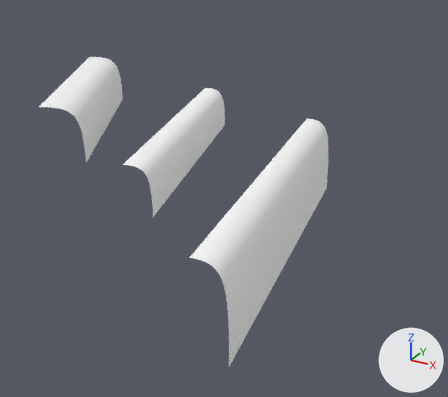
Renders of the FBX model Assets/Maps/lvl_1/Placed_Waterfalls_1/Waterfalls_1.fbx from each side of a commit.
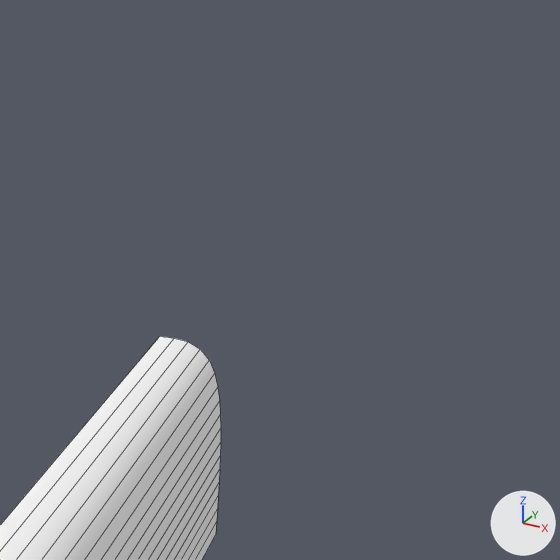
There are two pictures of each version: one whole from a camera (50 mm lens) standing at (-190.0, -353.0, 221.0) and looking at (-470.0, 156.0, -34.0), one close up on the part from 56% to 100% of the width and 0% to 50% of the height. Every picture has the same lights, and +X, +Y and +Z are marked at lower right. The close-ups show mesh edges as thin lines. Where no turn or scale is listed for an object, it has been applied to the vertices.

Script lines for the objects in view, before the commit:
```python
me_quickmaterial1 = bpy.data.meshes.new('quickmaterial1')
me_quickmaterial1.from_pydata(...)  # 84 vertices, 39 faces; spans x -558.0..-330.0, y -96.0..194.0, z -17.0..116.0
me_quickmaterial1.polygons.foreach_set('use_smooth', [True] * 39)
me_quickmaterial1.materials.append(mat_principledshader)  # white #ffffff
ob_quickmaterial1 = bpy.data.objects.new('quickmaterial1', me_quickmaterial1)
ob_quickmaterial1.location = (0.0, 0.0, 0.0)
```
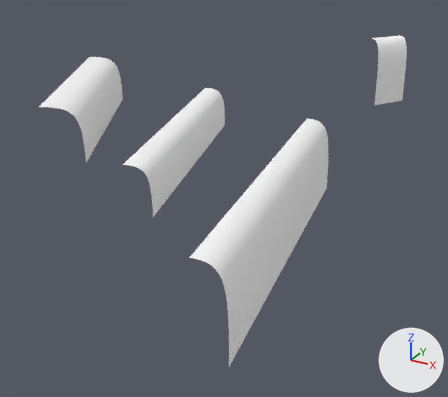
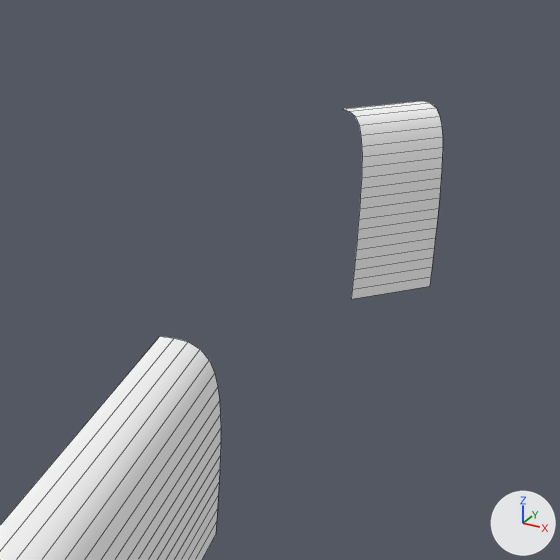
Where the change shows, as pixel boxes (x1, y1, x2, y2) in the close-ups (560 x 560 px):
'quickmaterial1', reshaped: before (0, 337, 221, 560); after (0, 101, 443, 560)
part 1 of me_quickmaterial1, added: after (343, 101, 443, 299)

The change, as a diff of the scene's bpy script:
```diff
--- a/Assets/Maps/lvl_1/Placed_Waterfalls_1/Waterfalls_1.fbx.py
+++ b/Assets/Maps/lvl_1/Placed_Waterfalls_1/Waterfalls_1.fbx.py
@@ me_quickmaterial1 @@
 # used by ob_quickmaterial1; location = (0.0, 0.0, 0.0)
-me_quickmaterial1.from_pydata(...)  # 84 vertices, 39 faces; spans x -558.0..-330.0, y -96.0..194.0, z -17.0..116.0
+me_quickmaterial1.from_pydata(...)  # 126 vertices, 59 faces; spans x -558.0..-330.0, y -96.0..520.0, z -17.0..116.0
+# me_quickmaterial1 part 1: a new loose piece of 42 vertices spanning x -424.0..-381.0, y 468.0..520.0, z -2.0..84.0, in mat_principledshader (white #ffffff)
 me_quickmaterial1.materials.append(mat_principledshader)
```
